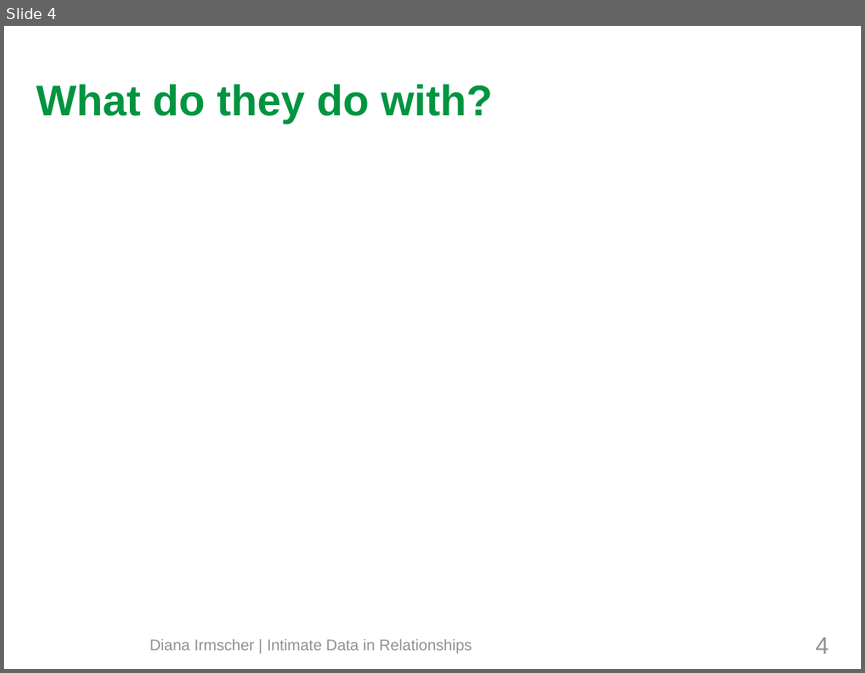
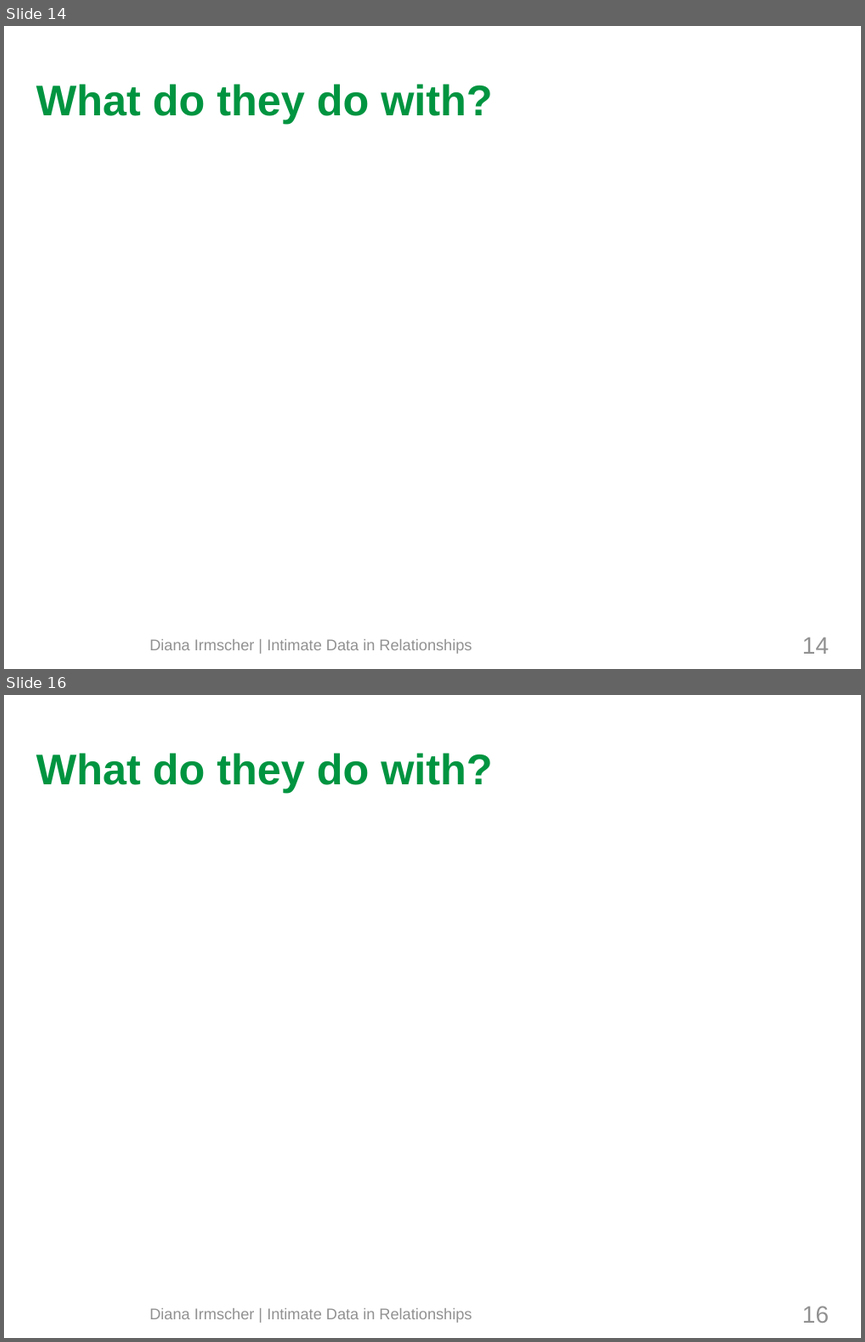
Before and after one commit to mieztatz/advanced_seminar_media_informatics, a slide deck: slides/final_presentation_irmscher.odp. Shown one above the other, each under a label of ours: slide 4 before the commit, slides 14 and 16 after it; the slides between them are not shown. The pictures are 865x673 and 865x1342 pixels, drawn with LibreOffice and Linux fonts; fonts in the diff are those of the drawing; background and template pictures are left out. Boxes give left, top, right and bottom in pixels: in the first picture for what was removed or moved away, otherwise in the second. Text is boxed around its words. In the diff, an @@ line names an element or a change of style, - is before the commit and + after.

```diff
--- a/slides/final_presentation_irmscher.odp
+++ b/slides/final_presentation_irmscher.odp
@@ slide 16 added at (4,695,861,1338), background #FFFFFF @@
@@ title added at (36,753,492,793), 36 pt, text #009440, bold @@
+What do they do with?
@@ page number added at (802,1305,828,1322), 20 pt, text #919191 @@
+16
@@ text added at (149,1308,472,1322), 13 pt, text #919191 @@
+Diana Irmscher | Intimate Data in Relationships
@@ what was slide 4 is now slide 14 @@
@@ page number at (802,637,828,653): text changed @@
-4
+14
```
Also in this commit, not shown: 3 slides changed, 12 other slides added, 10 other files.
